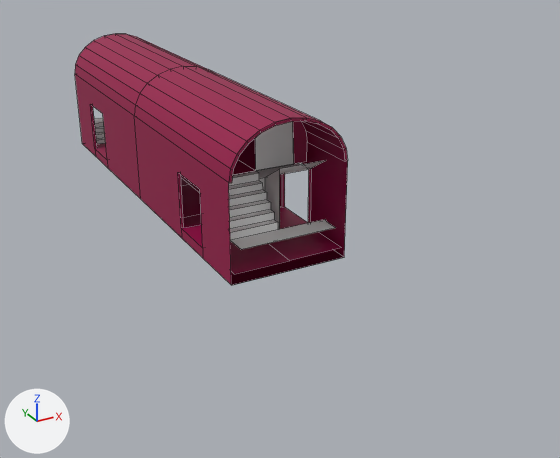
The Blender file Assets/Blender/ROSS Front.blend: old version first, new version second.
Before and after are seen from a 50 mm lens placed at (-10.6, -26.7, 10.8), pointed at (2.4, -3.0, -1.0). Lighting does not change. The marker at lower left points along +X, +Y and +Z. Mesh edges are drawn as thin lines.

Objects in the first picture: 'Body', 'Steps'.
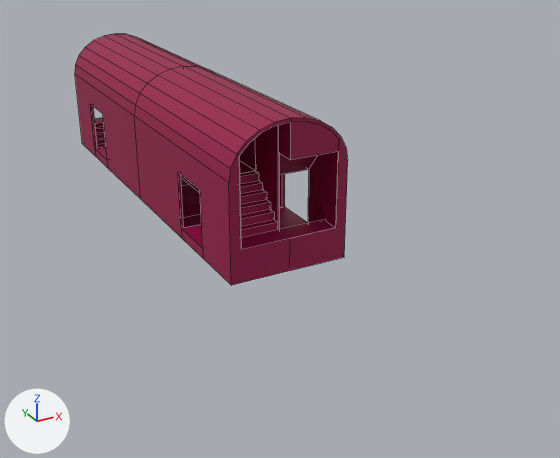
Commit message: complete ROSS inner walls

Where the change shows, as pixel boxes [x1, y1, x2, y2] in the pictures (560 x 458 px; the box of a moved part takes in the faces that stretch with it):
'Steps', reshaped
    before: [94, 118, 335, 249]
    after: [94, 118, 339, 249]
part 1 of me_cube, moved or reshaped
    both: [96, 118, 348, 285]
part 2 of me_cube_003, built on
    before: [255, 122, 326, 230]
    after: [97, 121, 339, 230]
part 3 of me_cube_003, recoloured
    both: [94, 118, 335, 249]

What changed in the scene script:
```text
Change me_cube:
    used by ob_body; location = (0.0, 0.0, 0.0)
    remove me_cube.from_pydata(...)  # 89 vertices, 53 faces, 5 loose edges; spans x -2.0..2.0, y 0.0..16.0, z 0.0..4.9
    add me_cube.from_pydata(...)  # 85 vertices, 43 faces, 10 loose edges; spans x 0.0..2.0, y 0.0..16.0, z 0.0..4.9
    me_cube part 1
    7 vertices are removed from x -2.0..1.9, y 5.8..8.0, z 0.0..4.3
    18 faces are deleted
    1 vertex moves from x -2.0, y 0.0, z 0.0 to x 0.0, y 0.0, z 0.0
    3 vertices are added at (0.0, 8.0, 0.0), (0.0, 8.0, 1.1), (1.6, 8.0, 1.1)
    5 loose edges are added
    8 new faces join them
Change me_cube_003:
    used by ob_steps; location = (0.0, 0.0, 0.0)
    remove me_cube_003.from_pydata(...)  # 63 vertices, 26 faces; spans x -1.9..1.9, y 4.09..8.0, z 0.35..4.3
    add me_cube_003.from_pydata(...)  # 76 vertices, 38 faces; spans x -1.9..1.9, y 4.09..8.0, z 0.35..4.75
    me_cube_003 part 2
    5 vertices are removed from x -1.71..0.0, y 5.75..7.25, z 2.1..4.3
    3 faces are deleted
    18 vertices are added at x -1.9..1.65, y 5.75..8.0, z 0.35..4.75
    15 new faces join them
    me_cube_003 part 3: 23 faces spanning x -1.9..1.9, y 4.09..8.0, z 0.35..2.57 switch from no material to mat_material (red #980047)
```
